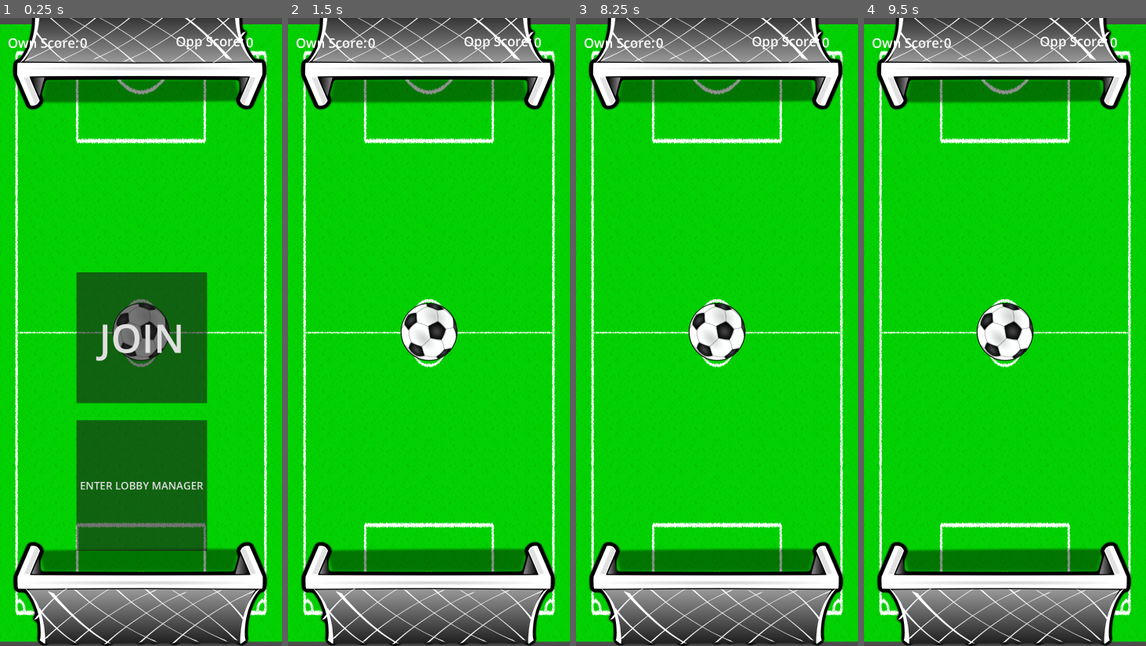
Above: before the commit, frames 1-4 (left to right).
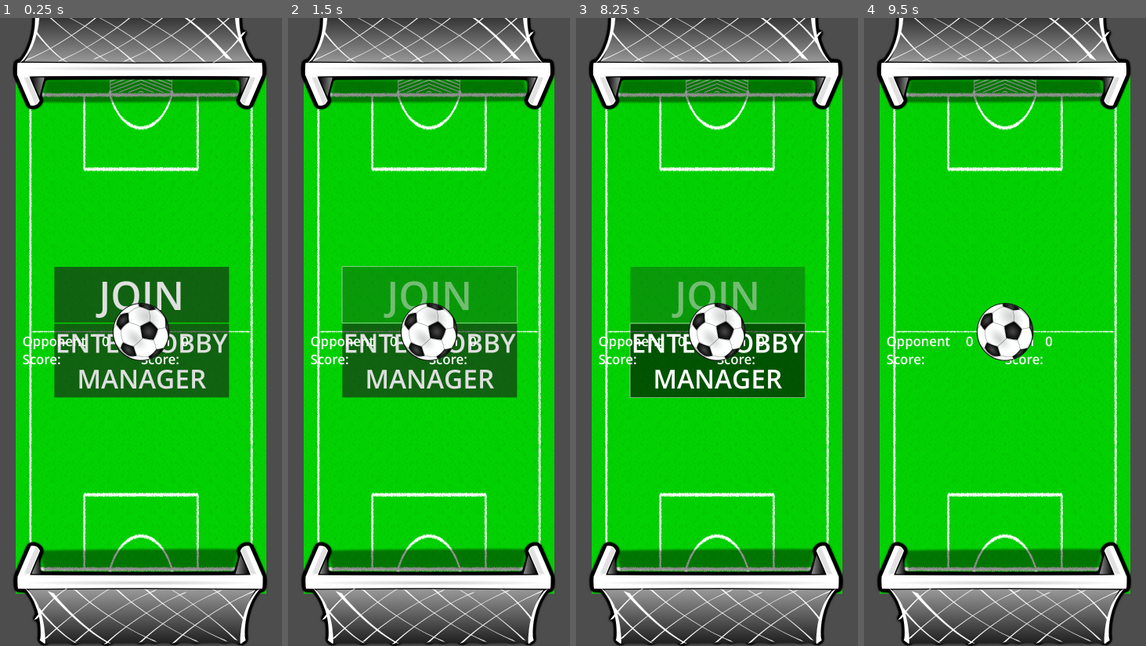
Above: after the commit, the same moments.

Repository: i-ideamama/Arena-Game
Game: Godot game, scene res://Scenes/Lobby.tscn
Same seed, same stepped clock (60 frames per second), same inputs: the game is played once before the commit and once after it. The engine's default icon, where the game draws it, is replaced by a stand-in: a white triangle on a blue panel in a dark square.
Inputs (mouse positions are in pixels of both pictures, inside the frame that each line leads up to):
- Up to frame 1 (0.25 s): no input
- Up to frame 2 (1.5 s): click "JOIN" at 0.5 s; click "ENTER LOBBY MANAGER" at 1.25 s
- Up to frame 3 (8.25 s): click (717, 363) at 2 s, where only the run after the commit has a clickable "ENTER LOBBY MANAGER"; click (717, 363) at 2.75 s, where only the run after the commit has a clickable "ENTER LOBBY MANAGER"; move the mouse to (779, 300) at 3.52 s; click (779, 300) at 3.67 s; move the mouse to (660, 363) at 4.27 s; click (660, 363) at 4.42 s; move the mouse to (745, 193) at 5.02 s; click (745, 193) at 5.17 s; move the mouse to (702, 457) at 5.77 s; click (702, 457) at 5.92 s; move the mouse to (801, 426) at 6.52 s; click (801, 426) at 6.67 s; move the mouse to (632, 237) at 7.27 s; click (632, 237) at 7.42 s; move the mouse to (731, 332) at 8.02 s; click (731, 332) at 8.17 s
- Up to frame 4 (9.5 s): tap Enter at 8.75 s; move the mouse to (962, 175) at 8.77 s; click (962, 175) at 8.92 s

The runs differ from the first frame. In frame 1, 36% of the frame differs, in the area x 0-100%, y 1-100%; in frame 2, 31%; in frame 3, 31%; in frame 4, 20%.
Error after the commit: Attempt to call function 'hide' in base 'null instance' on a null instance. (res://Scripts/lobby.gd:11)

Commit message:
feat: ui made slightly more responsive

Diff:
--- a/player-arena-game/Scenes/Lobby.tscn
+++ b/player-arena-game/Scenes/Lobby.tscn
@@ -6,27 +6,25 @@
 [node name="Lobby" type="Node2D"]
 script = ExtResource("1_jald8")
 
-[node name="Sprite2D" type="Sprite2D" parent="."]
+[node name="Control" type="Control" parent="."]
 z_index = -100
-position = Vector2(540, 1204)
-scale = Vector2(1.35, 2.36)
+layout_mode = 3
+anchors_preset = 8
+anchor_left = 0.5
+anchor_top = 0.5
+anchor_right = 0.5
+anchor_bottom = 0.5
+offset_left = 540.0
+offset_top = 1200.0
+offset_right = 540.0
+offset_bottom = 1200.0
+grow_horizontal = 2
+grow_vertical = 2
+
+[node name="Sprite2D" type="Sprite2D" parent="Control"]
+z_index = -100
+scale = Vector2(1.2, 2)
 texture = ExtResource("2_q1abf")
-
-[node name="Join" type="Button" parent="."]
-offset_left = 293.0
-offset_top = 972.0
-offset_right = 793.0
-offset_bottom = 1472.0
-theme_override_font_sizes/font_size = 150
-text = "JOIN"
-
-[node name="LobbyManagerButton" type="Button" parent="."]
-offset_left = 293.0
-offset_top = 1537.0
-offset_right = 793.0
-offset_bottom = 2037.0
-theme_override_font_sizes/font_size = 40
-text = "ENTER LOBBY MANAGER"
 
 [node name="GoalSpawns" type="Node2D" parent="."]
 
@@ -36,37 +34,93 @@
 [node name="2" type="Marker2D" parent="GoalSpawns"]
 position = Vector2(547, 2333)
 
-[node name="OwnScore" type="RichTextLabel" parent="."]
-offset_left = 306.0
-offset_top = 60.0
-offset_right = 581.0
-offset_bottom = 209.0
+[node name="Control2" type="Control" parent="."]
+layout_mode = 3
+anchors_preset = 15
+anchor_right = 1.0
+anchor_bottom = 1.0
+offset_left = 540.0
+offset_top = 1200.0
+offset_right = 540.0
+offset_bottom = 1200.0
+grow_horizontal = 2
+grow_vertical = 2
+
+[node name="ButtonContainer" type="HBoxContainer" parent="Control2"]
+z_index = -80
+layout_mode = 1
+anchors_preset = 15
+anchor_right = 1.0
+anchor_bottom = 1.0
+grow_horizontal = 2
+grow_vertical = 2
+alignment = 1
+
+[node name="HBoxContainer" type="HBoxContainer" parent="Control2/ButtonContainer"]
+layout_mode = 2
+
+[node name="VBoxContainer" type="VBoxContainer" parent="Control2/ButtonContainer"]
+layout_mode = 2
+alignment = 1
+
+[node name="Join" type="Button" parent="Control2/ButtonContainer/VBoxContainer"]
+layout_mode = 2
+theme_override_font_sizes/font_size = 150
+text = "JOIN"
+
+[node name="LobbyManagerButton" type="Button" parent="Control2/ButtonContainer/VBoxContainer"]
+layout_mode = 2
+theme_override_font_sizes/font_size = 100
+text = "ENTER LOBBY
+MANAGER"
+
+[node name="OS" type="HBoxContainer" parent="Control2"]
+z_index = -80
+layout_mode = 1
+offset_right = 304.0
+offset_bottom = 150.0
+
+[node name="OS" type="HBoxContainer" parent="Control2/OS"]
+layout_mode = 2
+
+[node name="OwnScoreLabel" type="RichTextLabel" parent="Control2/OS/OS"]
+custom_minimum_size = Vector2(150, 150)
+layout_mode = 2
+theme_override_font_sizes/normal_font_size = 50
+text = "Own Score:"
+
+[node name="OwnScore" type="RichTextLabel" parent="Control2/OS/OS"]
+custom_minimum_size = Vector2(150, 150)
+layout_mode = 2
 theme_override_font_sizes/normal_font_size = 50
 text = "0"
 
-[node name="OwnScoreLabel" type="RichTextLabel" parent="."]
-offset_left = 30.0
-offset_top = 60.0
-offset_right = 305.0
-offset_bottom = 209.0
+[node name="OpS" type="HBoxContainer" parent="Control2"]
+z_index = -80
+layout_mode = 1
+anchors_preset = 1
+anchor_left = 1.0
+anchor_right = 1.0
+offset_left = -454.0
+offset_bottom = 150.0
+grow_horizontal = 0
+
+[node name="OpS" type="HBoxContainer" parent="Control2/OpS"]
+layout_mode = 2
+
+[node name="OppScoreLabel" type="RichTextLabel" parent="Control2/OpS/OpS"]
+custom_minimum_size = Vector2(300, 150)
+layout_mode = 2
 theme_override_font_sizes/normal_font_size = 50
-text = "Own Score:"
+bbcode_enabled = true
+text = "Opponent Score:
+"
 
-[node name="OppScore" type="RichTextLabel" parent="."]
-offset_left = 942.0
-offset_top = 58.0
-offset_right = 1206.0
-offset_bottom = 198.0
+[node name="OppScore" type="RichTextLabel" parent="Control2/OpS/OpS"]
+custom_minimum_size = Vector2(150, 150)
+layout_mode = 2
 theme_override_font_sizes/normal_font_size = 50
 text = "0"
 
-[node name="OppScoreLabel" type="RichTextLabel" parent="."]
-offset_left = 673.0
-offset_top = 54.0
-offset_right = 937.0
-offset_bottom = 194.0
-theme_override_font_sizes/normal_font_size = 50
-text = "Opp Score:"
-
-[connection signal="pressed" from="Join" to="." method="_on_join_pressed"]
-[connection signal="pressed" from="LobbyManagerButton" to="." method="_on_lobby_manager_button_pressed"]
+[connection signal="pressed" from="Control2/ButtonContainer/VBoxContainer/Join" to="." method="_on_join_pressed"]
+[connection signal="pressed" from="Control2/ButtonContainer/VBoxContainer/LobbyManagerButton" to="." method="_on_lobby_manager_button_pressed"]
--- a/player-arena-game/Scripts/lobby.gd
+++ b/player-arena-game/Scripts/lobby.gd
@@ -2,14 +2,13 @@
 
 
 func hide_elements() -> void:
-	$Join.queue_free()
-	$LobbyManagerButton.queue_free()
+	$Control2/ButtonContainer.hide()
 
 
 func _on_join_pressed() -> void:
 	Server.join_server()
-	$Join.disabled = true
-	$Join.hide()
+	$Control2/ButtonContainer/VBoxContainer/Join.disabled = true
+	$ButtonContainer/VBoxContainer/Join.hide()
 
 
 func _on_lobby_manager_button_pressed() -> void:
--- a/player-arena-game/Scripts/player.gd
+++ b/player-arena-game/Scripts/player.gd
@@ -3,6 +3,9 @@
 var mouse_in_area := false
 var initial_pos = null
 var currently_aiming := false
+
+func _ready() -> void:
+	self.z_index = 100
 
 func _process(delta: float) -> void:
 	Server.rpc_id(1, "get_player_s_pos", multiplayer.get_unique_id())
@@ -23,12 +26,14 @@
 					shoot_with_force((initial_pos - get_global_mouse_position()).normalized())
 
 func shoot_with_force(dxn):
+	print('im aljghhdi')
 	var force_mag = 1250
 	# Server.apply_impulse_on_player_s(multiplayer.get_unique_id() ,force_mag*dxn)
 	Server.rpc_id(1, "apply_impulse_on_player_s", multiplayer.get_unique_id(), force_mag*dxn)
 	currently_aiming = false
 
 func _on_area_2d_mouse_entered() -> void:
+	print('aafdafasdfsdfasdfasda')
 	mouse_in_area = true
 
 func _on_area_2d_mouse_exited() -> void:
--- a/player-arena-game/Server.gd
+++ b/player-arena-game/Server.gd
@@ -19,6 +19,7 @@
 	multiplayer.connection_failed.connect(_on_connected_fail)
 	multiplayer.server_disconnected.connect(_on_server_disconnected)
 
+
 	var ball = ball_scene.instantiate()
 	Nodes.add_child(ball)
 	ball.position = Vector2(540, 1200)
@@ -29,9 +30,6 @@
 	Global.instance_node(goal_scene, Nodes, Global.GOAL_2_SPAWN_POINT)
 
 func join_server(port=null):
-	print('join server called')
-
-
 	if multiplayer.multiplayer_peer:
 		multiplayer.multiplayer_peer.close()
 		#reset_networked_nodes()
@@ -160,9 +158,9 @@
 @rpc("authority","call_remote","reliable")
 func update_score_display(scorer_id):
 	if(int(scorer_id)==multiplayer.get_unique_id()):
-		get_parent().get_node("Lobby").get_node("OwnScore").text = str(int(get_parent().get_node("Lobby").get_node("OwnScore").text)+1)
+		get_parent().get_node("Lobby").get_node("Control2").get_node("OS").get_node("OS").get_node("OwnScore").text = str(int(get_parent().get_node("Lobby").get_node("Control2").get_node("OS").get_node("OS").get_node("OwnScore").text)+1)
 	else:
-		get_parent().get_node("Lobby").get_node("OppScore").text = str(int(get_parent().get_node("Lobby").get_node("OppScore").text)+1)
+		get_parent().get_node("Lobby").get_node("Control2").get_node("OpS").get_node("OpS").get_node("OppScore").text = str(int(get_parent().get_node("Lobby").get_node("Control2").get_node("OpS").get_node("OpS").get_node("OppScore").text)+1)
 
 
 @rpc
@@ -211,5 +209,4 @@
 	var old_id = multiplayer.get_unique_id()
 	rpc_id(0, "remove_from_waiting", old_id)
 	multiplayer.multiplayer_peer = null
-	print('authority = '+str(MultiplayerAPI.RPC_MODE_AUTHORITY))
 	join_server(port)
